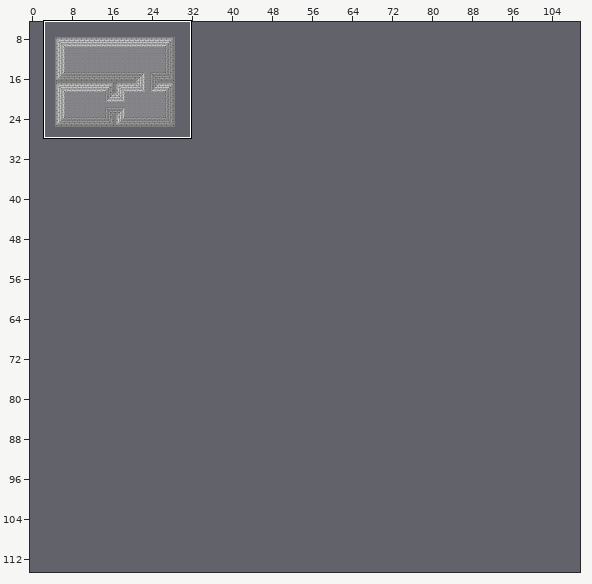
A Tiled map gets an edit: res/worlds/labor.tmx. The first picture is a wide view before the edit; the outline marks the close-up.
Close-up. Old version:
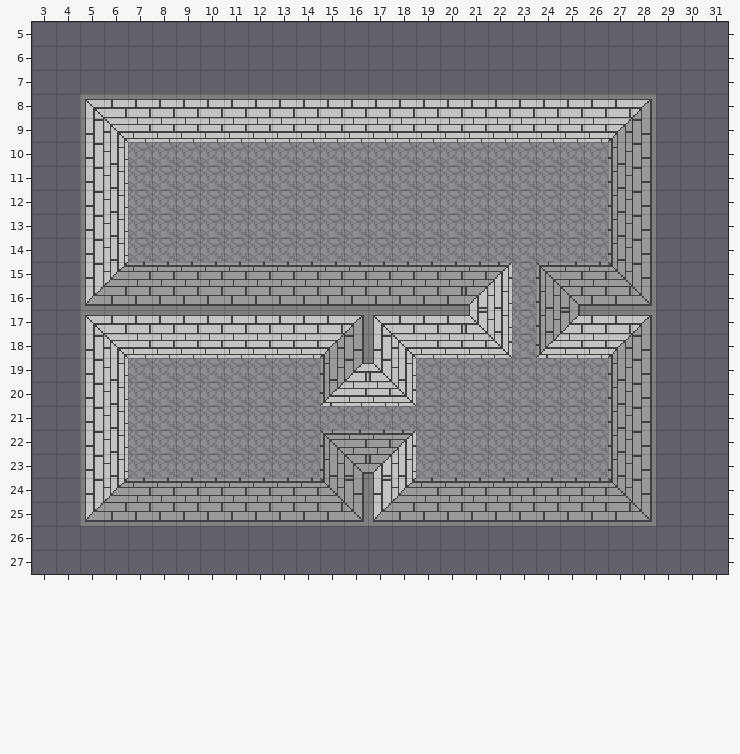
Cells are 16x16 px. Shown: x 3..31, y 5..27. The commit also changed other parts of the map, which this record leaves out. The old version is drawn lined up with the new one.
After the commit:
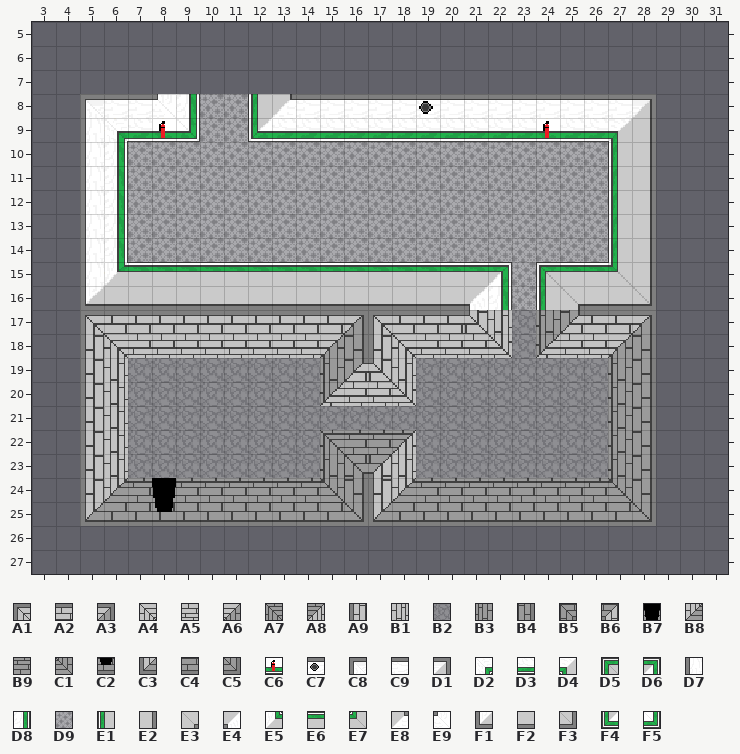
Key: from "Tileset": A1 9, A2 11, A3 13, A4 70, A5 71, A6 72, A7 74, A8 77, A9 129, B1 130, B2 131, B3 132, B4 133, B5 135, B6 136, B7 188, B8 190, B9 191, C1 192, C2 248, C3 249, C4 251, C5 253, C6 371, C7 372, C8 429, C9 431, D1 433, D2 490, D3 491, D4 492, D5 494, D6 497, D7 549, D8 550, D9 551, E1 552, E2 553, E3 555, E4 556, E5 610, E6 611, E7 612, E8 615, E9 616, F1 669, F2 671, F3 673, F4 674, F5 677.
__ is an empty cell.
See-through tiles are keyed as they look on the map.
Diff:
map size 32x32 -> 128x128 cells
Layer "Background #2":
Tile D9 replaces tile B2 in rows 10 to 14 at x 7 to 26; in rows 15 to 16 at x 23.
Tile D9 is added in rows 8 to 9 at x 10 to 11.
Layer "Floorground":
Tile B7 is added in row 24 at x 8.
Layer "Foreground":
Tile C2 replaces tile C4 in row 25 at x 8.
Tile C6 replaces tile A5 in row 9 at x 8 and 24.
Tile C7 replaces tile A2 in row 8 at x 19.
Tile C8 replaces tile A1 in row 8 at x 5.
Tile C9 replaces tile A2 in row 8 at x 6 to 7, 14 to 18 and 20 to 27.
Tile D1 replaces tile A3 in row 8 at x 28.
Tile D2 replaces tile A4 in row 9 at x 6.
Tile D3 replaces tile A5 in row 9 at x 7, 13 to 23 and 25 to 26.
Tile D4 replaces tile A6 in row 9 at x 27.
Tile D5 replaces tile A7 in row 15 at x 24.
Tile D6 replaces tile A8 in row 15 at x 22.
Tile D7 replaces tile A9 in rows 9 to 15 at x 5.
Tile D8 replaces tile A2 in row 8 at x 9.
Tile D8 replaces tile B1 in rows 10 to 14 at x 6; in row 16 at x 22.
Tile E1 replaces tile A2 in row 8 at x 12.
Tile E1 replaces tile B3 in rows 10 to 14 at x 27; in row 16 at x 24.
Tile E2 replaces tile B4 in rows 9 to 15 at x 28.
Tile E3 replaces tile B5 in row 16 at x 25.
Tile E4 replaces tile B6 in row 16 at x 21.
Tile E5 replaces tile B8 in row 15 at x 6.
Tile E6 replaces tile B9 in row 15 at x 7 to 21 and 25 to 26.
Tile E7 replaces tile C1 in row 15 at x 27.
Tile E8 replaces tile A2 in row 8 at x 13.
Tile E9 replaces tile A2 in row 8 at x 8.
Tile F1 replaces tile C3 in row 16 at x 5.
Tile F2 replaces tile C4 in row 16 at x 6 to 20 and 26 to 27.
Tile F3 replaces tile C5 in row 16 at x 28.
Tile F4 replaces tile A5 in row 9 at x 12.
Tile F5 replaces tile A5 in row 9 at x 9.
Tile A2 is gone in row 8 at x 10 to 11.
Tile A5 is gone in row 9 at x 10 to 11.
Tile B9 is gone in row 24 at x 8.
Changed places in both close-ups, as pixel boxes (x1, y1, x2, y2):
changed: (86, 94, 650, 310)
changed: (152, 478, 176, 512)
